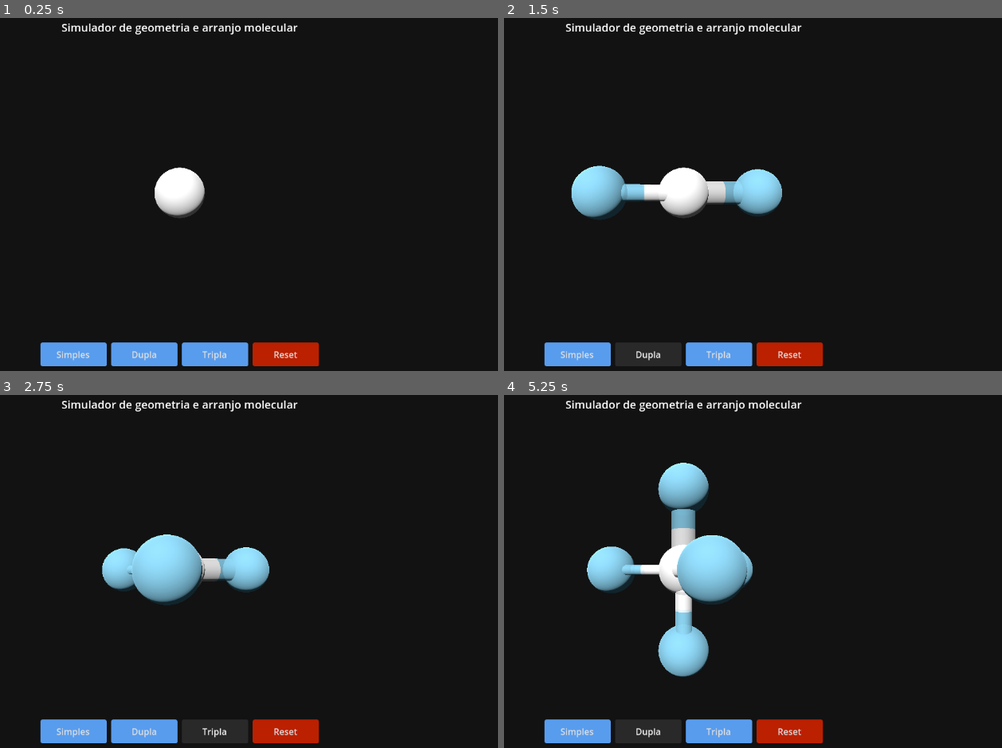
Above: before the commit, frames 1-4 (two rows, left to right).
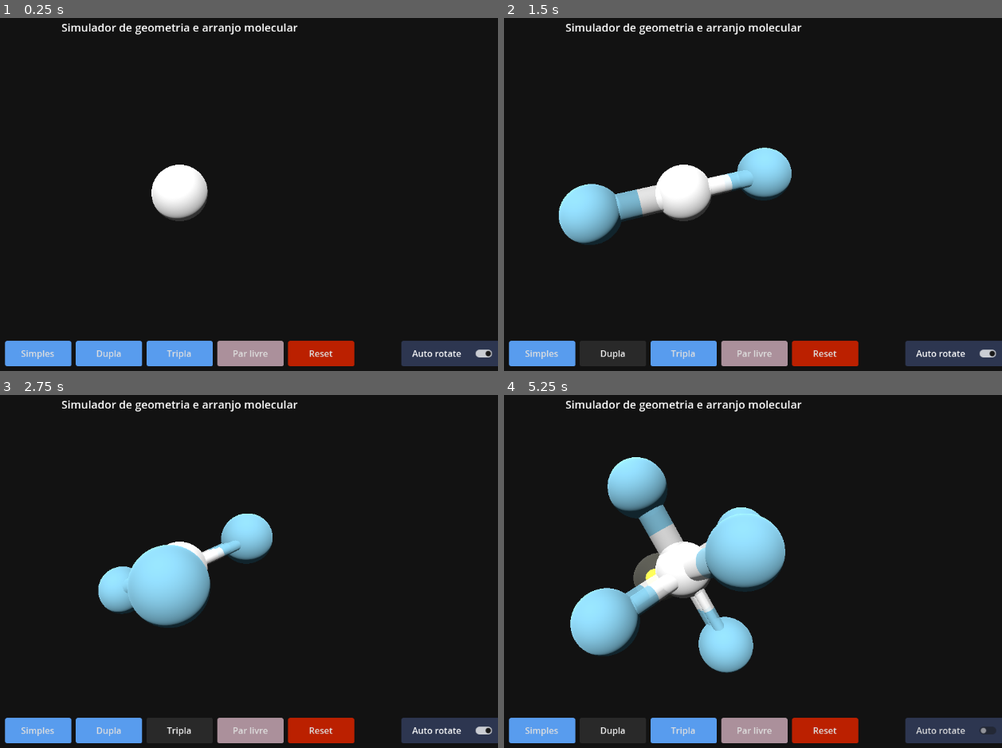
Above: after the commit, the same moments.

Repository: Leminence/molecules-forms
Game: Godot game, scene res://Main/main.tscn
Two runs of this game, one before a commit and one after it. Both use one fixed random seed, a clock stepped at 60 frames per second and the inputs below.
Inputs (mouse positions are in pixels of both pictures, inside the frame that each line leads up to):
- Up to frame 1 (0.25 s): no input
- Up to frame 2 (1.5 s): click "Simples" at 0.5 s; click "Dupla" at 1.25 s
- Up to frame 3 (2.75 s): click "Tripla" at 2 s
- Up to frame 4 (5.25 s): click (753, 730) at 2.75 s, where only the run after the commit has a clickable "Par livre"; click (952, 730) at 3.5 s, where only the run after the commit has a clickable "Auto rotate"; click "Simples" at 4.25 s; click "Dupla" at 5 s

The runs differ from the first frame. In frame 1, 4.8% of the frame differs, in the area x 0-100%, y 41-99%; in frame 2, 9.7%; in frame 3, 10%; in frame 4, 19%, in the area x 0-100%, y 17-99%.

Commit message:
Eletrons livres para arranjo molecular e switch de rotação automática

Diff:
--- a/Main/main.tscn
+++ b/Main/main.tscn
@@ -2,6 +2,7 @@
 
 [ext_resource type="Script" uid="uid://d02cro01njgvn" path="res://Main/molecule_generator.gd" id="1_yh5la"]
 [ext_resource type="Script" uid="uid://b6100dawfd0rx" path="res://Main/molecule.gd" id="2_2w1kt"]
+[ext_resource type="Theme" uid="uid://ce77h3abtsovv" path="res://UI/Themes/main_theme.tres" id="3_qvhan"]
 
 [sub_resource type="Environment" id="Environment_yh5la"]
 background_mode = 1
@@ -13,24 +14,14 @@
 adjustment_enabled = true
 adjustment_brightness = 1.1
 
-[sub_resource type="StyleBoxFlat" id="StyleBoxFlat_yh5la"]
+[sub_resource type="StyleBoxFlat" id="StyleBoxFlat_qvhan"]
 content_margin_top = 10.0
 content_margin_bottom = 10.0
-bg_color = Color(0.34476736, 0.60966694, 0.93076897, 1)
+bg_color = Color(0.67135507, 0.5657149, 0.6070191, 1)
 corner_radius_top_left = 4
 corner_radius_top_right = 4
 corner_radius_bottom_right = 3
 corner_radius_bottom_left = 4
-
-[sub_resource type="Theme" id="Theme_50cra"]
-Button/styles/normal = SubResource("StyleBoxFlat_yh5la")
-HBoxContainer/constants/separation = 0
-Label/font_sizes/font_size = 20
-MarginContainer/constants/margin_bottom = 10
-MarginContainer/constants/margin_left = 10
-MarginContainer/constants/margin_right = 10
-MarginContainer/constants/margin_top = 10
-VBoxContainer/constants/separation = 25
 
 [sub_resource type="StyleBoxFlat" id="StyleBoxFlat_2w1kt"]
 content_margin_top = 10.0
@@ -71,7 +62,7 @@
 size_flags_vertical = 3
 focus_behavior_recursive = 1
 mouse_filter = 2
-theme = SubResource("Theme_50cra")
+theme = ExtResource("3_qvhan")
 
 [node name="3DView" type="SubViewportContainer" parent="UI/Control"]
 layout_mode = 1
@@ -90,7 +81,7 @@
 render_target_update_mode = 4
 
 [node name="Camera3D" type="Camera3D" parent="UI/Control/3DView/SubViewport"]
-transform = Transform3D(1, 0, 0, 0, 1, 0, 0, 0, 1, 0, 0, 2.8)
+transform = Transform3D(1, 0, 0, 0, 1, 0, 0, 0, 1, 0, 0, 2.5)
 fov = 65.0
 size = 4.0
 
@@ -120,7 +111,6 @@
 
 [node name="HorizontalBox" type="HBoxContainer" parent="UI/Control/Buttons"]
 layout_mode = 2
-size_flags_vertical = 8
 theme_override_constants/separation = 8
 alignment = 1
 
@@ -139,13 +129,30 @@
 layout_mode = 2
 text = "Tripla"
 
+[node name="PairButton" type="Button" parent="UI/Control/Buttons/HorizontalBox"]
+custom_minimum_size = Vector2(120, 0)
+layout_mode = 2
+theme_override_styles/normal = SubResource("StyleBoxFlat_qvhan")
+text = "Par livre"
+
 [node name="ResetButton" type="Button" parent="UI/Control/Buttons/HorizontalBox"]
 custom_minimum_size = Vector2(120, 0)
 layout_mode = 2
 theme_override_styles/normal = SubResource("StyleBoxFlat_2w1kt")
 text = "Reset"
 
+[node name="AutoRotate" type="CheckButton" parent="UI/Control/Buttons"]
+custom_minimum_size = Vector2(165.41, 0)
+layout_mode = 2
+size_flags_horizontal = 10
+button_pressed = true
+text = "Auto rotate"
+alignment = 1
+vertical_icon_alignment = 0
+
 [connection signal="pressed" from="UI/Control/Buttons/HorizontalBox/SimpleButton" to="MoleculeGenerator" method="_on_new_atom_pressed" binds= [1]]
 [connection signal="pressed" from="UI/Control/Buttons/HorizontalBox/DualButton" to="MoleculeGenerator" method="_on_new_atom_pressed" binds= [2]]
 [connection signal="pressed" from="UI/Control/Buttons/HorizontalBox/TripleButton" to="MoleculeGenerator" method="_on_new_atom_pressed" binds= [3]]
+[connection signal="pressed" from="UI/Control/Buttons/HorizontalBox/PairButton" to="MoleculeGenerator" method="_on_new_pair_pressed"]
 [connection signal="pressed" from="UI/Control/Buttons/HorizontalBox/ResetButton" to="MoleculeGenerator" method="_on_reset_button_pressed"]
+[connection signal="toggled" from="UI/Control/Buttons/AutoRotate" to="MoleculeGenerator/Molecule" method="_on_auto_rotate_toggled"]
--- a/Main/molecule.gd
+++ b/Main/molecule.gd
@@ -3,6 +3,7 @@
 var rotation_speed: float = 0.01
 var clamp_x_deg: Vector2 = Vector2(-80, 80) # limite para evitar virar de cabeça pra baixo
 var rotating: bool = false
+var auto_rotating: bool = true
 
 func _unhandled_input(event):
 	if event is InputEventMouseButton:
@@ -19,5 +20,10 @@
 
 
 func _physics_process(delta: float) -> void:
-	if not rotating:
+	if not rotating and auto_rotating:
 		rotate_y(rotation_speed * delta * 15)
+		rotate_z(rotation_speed * delta * 15)
+
+
+func _on_auto_rotate_toggled(toggled_on: bool) -> void:
+	auto_rotating = toggled_on
--- a/Main/molecule_generator.gd
+++ b/Main/molecule_generator.gd
@@ -4,13 +4,26 @@
 
 @export var central_atom_color: Color = Color.WHITE
 @export var atom_color: Color = Color.SKY_BLUE
+@export var free_pair_color = Color.BEIGE
+@export var eletron_color = Color.YELLOW
 
 var central_atom: MeshInstance3D
 var atoms: Array = []
 
 var central_atom_material: StandardMaterial3D
 var atom_material: StandardMaterial3D
+var free_pair_material: StandardMaterial3D
+var eletron_material: StandardMaterial3D
 var bond_material: StandardMaterial3D
+
+class Atom extends MeshInstance3D:
+	pass
+
+class FreePair extends MeshInstance3D:
+	pass
+
+class Bond extends MeshInstance3D:
+	pass
 
 func _ready():
 	set_materials()
@@ -25,9 +38,15 @@
 	atom_material = StandardMaterial3D.new()
 	atom_material.albedo_color = atom_color
 
+	free_pair_material = StandardMaterial3D.new()
+	free_pair_material.albedo_color = free_pair_color
+	free_pair_material.transparency = BaseMaterial3D.TRANSPARENCY_ALPHA
+	free_pair_material.albedo_color.a = 0.3
+
+	eletron_material = StandardMaterial3D.new()
+	eletron_material.albedo_color = eletron_color
+
 	bond_material = StandardMaterial3D.new()
-	bond_material = StandardMaterial3D.new()
-
 	var gradient = Gradient.new()
 	gradient.interpolation_mode = Gradient.GRADIENT_INTERPOLATE_CONSTANT
 	gradient.add_point(0.0, central_atom_color)
@@ -47,7 +66,7 @@
 
 func create_atom(material: StandardMaterial3D) -> MeshInstance3D:
 	# Cria uma esfera para representar o átomo
-	var atom = MeshInstance3D.new()
+	var atom = Atom.new()
 	var sphere = SphereMesh.new()
 	# Ajusta os valores do átomo
 	sphere.radius = 0.25
@@ -85,7 +104,7 @@
 
 	# Cria o número de cilindros necessários
 	for i in range(amount):
-		var bond = MeshInstance3D.new()
+		var bond = Bond.new()
 		var cylinder = CylinderMesh.new()
 		cylinder.height = distance
 		cylinder.bottom_radius = radius
@@ -116,6 +135,39 @@
 		bond.rotate_object_local(Vector3.RIGHT, PI / 2.0)
 
 
+func create_free_pair(material: StandardMaterial3D) -> MeshInstance3D:
+	var ballon = FreePair.new()
+	var sphere = SphereMesh.new()
+	# Ajusta os valores do átomo
+	sphere.radius = 0.25
+	sphere.height = 0.75
+
+	ballon.material_override = material
+
+	ballon.mesh = sphere
+	ballon.name = "Free pair"
+
+	for i in range(2):
+		var new_eletron = MeshInstance3D.new()
+		var eletron_shape = SphereMesh.new()
+
+		eletron_shape.radius = 0.1
+		eletron_shape.height = 0.2
+
+		new_eletron.material_override = eletron_material
+		new_eletron.mesh = eletron_shape
+
+		var offset = 0.11
+		if i == 0:
+			new_eletron.position = ballon.position - Vector3(0, -offset, 0)
+		if i == 1:
+			new_eletron.position = ballon.position - Vector3(0, offset, 0)
+
+		ballon.add_child(new_eletron)
+
+	return ballon
+
+
 func get_perpendicular_vector(direction: Vector3) -> Vector3:
 	# Encontra um vetor perpendicular ao eixo da ligação
 	# Usa o vetor UP como referência, mas evita quando paralelo
@@ -130,17 +182,28 @@
 	return perpendicular
 
 
-func set_atoms_position(Atoms: Array) -> void:
-	var positions = get_geometry_positions(Atoms.size())
-
-	for i in range(Atoms.size()):
-		Atoms[i].position = positions[i]
-
-		if central_atom.position == Atoms[i].position:
+func set_atoms_position(atoms_array: Array) -> void:
+	var positions = get_geometry_positions(atoms_array.size())
+
+	atoms_array.sort_custom(func(a, b):
+		if a is FreePair and not b is FreePair:
+			return false
+		if b is FreePair and not a is FreePair:
+			return true
+		return true)
+
+	for i in range(atoms_array.size()):
+		atoms_array[i].position = positions[i]
+
+		if atoms_array[i] is FreePair:
+			atoms_array[i].position /= 1.5
+
+		if central_atom.position == atoms_array[i].position:
 			push_error("Posição do átomo é igual à do átomo central, não é possível fazer look_at.")
 			continue
 
-		Atoms[i].look_at(central_atom.position, Vector3.UP)
+		atoms_array[i].look_at(central_atom.global_position, Vector3.UP)
+		atoms_array[i].rotate_object_local(Vector3.RIGHT, PI/2)
 
 
 func get_geometry_positions(num_atoms: int) -> Array:
@@ -169,13 +232,13 @@
 			positions.append(Vector3(-a, -a, a))
 		5:
 			# Bipiramidal trigonal
+			# 2 átomos nos eixos axiais
+			positions.append(Vector3(0, radius, 0))
+			positions.append(Vector3(0, -radius, 0))
 			# 3 átomos no plano equatorial
 			for i in range(3):
 				var angle = i * (PI * 2 / 3)
 				positions.append(Vector3(cos(angle) * radius, 0, sin(angle) * radius))
-			# 2 átomos nos eixos axiais
-			positions.append(Vector3(0, radius, 0))
-			positions.append(Vector3(0, -radius, 0))
 		6:
 			# Octaédrica
 			positions.append(Vector3(radius, 0, 0))
@@ -206,6 +269,18 @@
 	create_bond(central_atom, new_atom, num)
 
 
+func _on_new_pair_pressed():
+	if atoms.size() >= 6:
+		return # Limita a 6 átomos ligados ao central
+
+	var new_pair = create_free_pair(free_pair_material)
+
+	molecule.add_child(new_pair)
+	atoms.append(new_pair)
+
+	set_atoms_position(atoms)
+
+
 func _on_reset_button_pressed() -> void:
 	for atom in atoms:
 		atom.queue_free()
--- /dev/null
+++ b/UI/Themes/check_button_theme.tres
@@ -0,0 +1,9 @@
+[gd_resource type="StyleBoxFlat" format=3 uid="uid://5ijshcpmk2r8"]
+
+[resource]
+bg_color = Color(0.17522061, 0.21190345, 0.31467706, 1)
+corner_radius_top_left = 4
+corner_radius_top_right = 4
+corner_radius_bottom_right = 4
+corner_radius_bottom_left = 4
+expand_margin_right = 20.0
--- /dev/null
+++ b/UI/Themes/main_theme.tres
@@ -0,0 +1,26 @@
+[gd_resource type="Theme" load_steps=3 format=3 uid="uid://ce77h3abtsovv"]
+
+[ext_resource type="StyleBox" uid="uid://5ijshcpmk2r8" path="res://UI/Themes/check_button_theme.tres" id="1_80vjt"]
+
+[sub_resource type="StyleBoxFlat" id="StyleBoxFlat_yh5la"]
+content_margin_top = 10.0
+content_margin_bottom = 10.0
+bg_color = Color(0.34476736, 0.60966694, 0.93076897, 1)
+corner_radius_top_left = 4
+corner_radius_top_right = 4
+corner_radius_bottom_right = 3
+corner_radius_bottom_left = 4
+
+[resource]
+Button/styles/normal = SubResource("StyleBoxFlat_yh5la")
+CheckButton/styles/hover = ExtResource("1_80vjt")
+CheckButton/styles/hover_pressed = ExtResource("1_80vjt")
+CheckButton/styles/normal = ExtResource("1_80vjt")
+CheckButton/styles/pressed = ExtResource("1_80vjt")
+HBoxContainer/constants/separation = 0
+Label/font_sizes/font_size = 20
+MarginContainer/constants/margin_bottom = 10
+MarginContainer/constants/margin_left = 10
+MarginContainer/constants/margin_right = 10
+MarginContainer/constants/margin_top = 10
+VBoxContainer/constants/separation = 25
